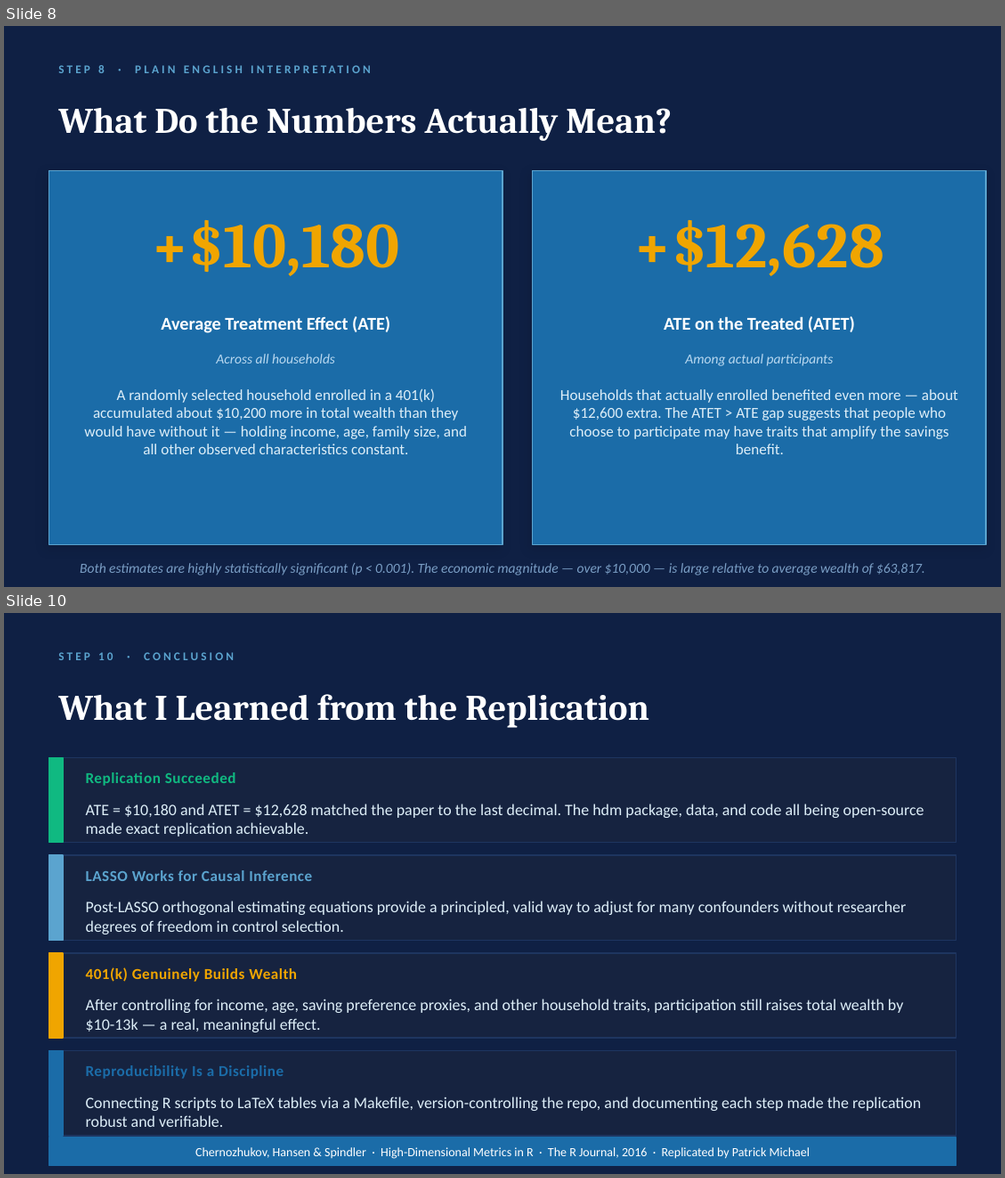
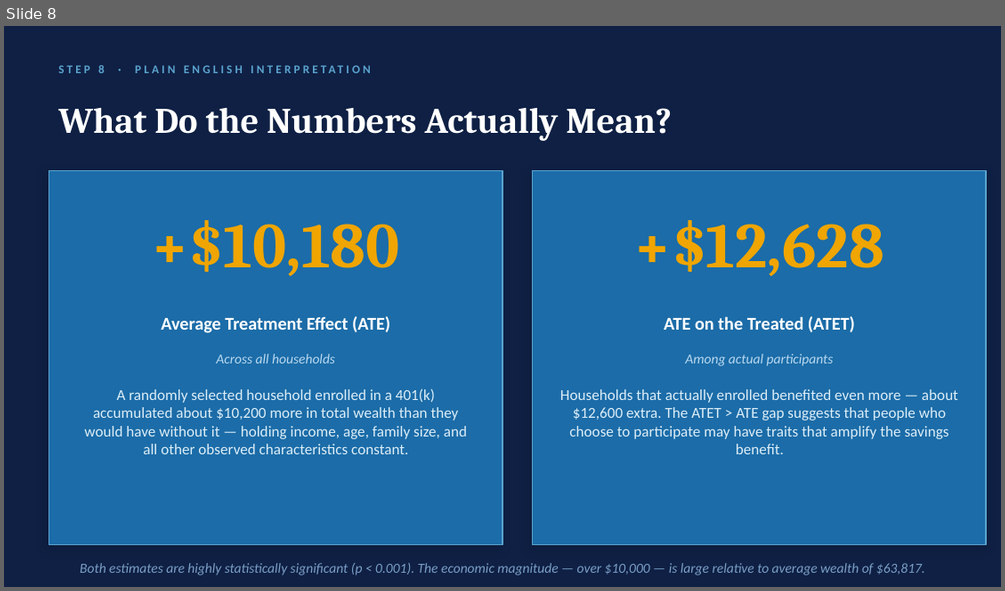
Before and after one commit to Patrick137469/hdm-401k-replication, a slide deck: presentation/GSE552_401k_prof_format.pptx. Shown one above the other, each under a label of ours: slides 8 and 10 before the commit, slide 8 after it; the slides between them are not shown. The pictures are 1005x1178 and 1005x591 pixels, drawn with LibreOffice and Linux fonts; fonts in the diff are those of the drawing. Boxes give left, top, right and bottom in pixels: in the first picture for what was removed or moved away, otherwise in the second. Text is boxed around its words. In the diff, an @@ line names an element or a change of style, - is before the commit and + after.

Commit message:
Update presentation slides

```diff
--- a/presentation/GSE552_401k_prof_format.pptx
+++ b/presentation/GSE552_401k_prof_format.pptx
@@ slide 10 removed at <box>4,613,1001,1174</box>, background #0F2044 @@
@@ text removed at <box>58,652,234,660</box> @@
-STEP 10 · CONCLUSION
@@ text removed at <box>58,694,649,728</box> @@
-What I Learned from the Replication
@@ rectangle removed at <box>48,757,956,843</box> @@
@@ rectangle removed at <box>48,757,63,843</box> @@
@@ text removed at <box>86,772,236,786</box> @@
-Replication Succeeded
@@ text removed at <box>86,803,924,836</box> @@
-ATE = $10,180 and ATET = $12,628 matched the paper to the last decimal. The hdm package, data, and code all being open-source made exact replication achievable.
@@ rectangle removed at <box>48,855,956,940</box> @@
@@ rectangle removed at <box>48,855,63,940</box> @@
@@ text removed at <box>86,870,312,881</box> @@
-LASSO Works for Causal Inference
@@ text removed at <box>86,900,906,934</box> @@
-Post-LASSO orthogonal estimating equations provide a principled, valid way to adjust for many confounders without researcher degrees of freedom in control selection.
@@ rectangle removed at <box>48,953,956,1038</box> @@
@@ rectangle removed at <box>48,953,63,1038</box> @@
@@ text removed at <box>86,967,297,981</box> @@
-401(k) Genuinely Builds Wealth
@@ text removed at <box>86,998,903,1032</box> @@
-After controlling for income, age, saving preference proxies, and other household traits, participation still raises total wealth by $10-13k — a real, meaningful effect.
@@ rectangle removed at <box>48,1051,956,1135</box> @@
@@ rectangle removed at <box>48,1051,63,1135</box> @@
@@ text removed at <box>86,1065,283,1078</box> @@
-Reproducibility Is a Discipline
@@ text removed at <box>86,1096,921,1127</box> @@
-Connecting R scripts to LaTeX tables via a Makefile, version-controlling the repo, and documenting each step made the replication robust and verifiable.
@@ rectangle removed at <box>48,1137,956,1165</box> @@
@@ text removed at <box>195,1147,809,1159</box> @@
-Chernozhukov, Hansen & Spindler · High-Dimensional Metrics in R · The R Journal, 2016 · Replicated by Patrick Michael
```
Also in this commit, not shown: 1 slide added, 1 other slide removed.
